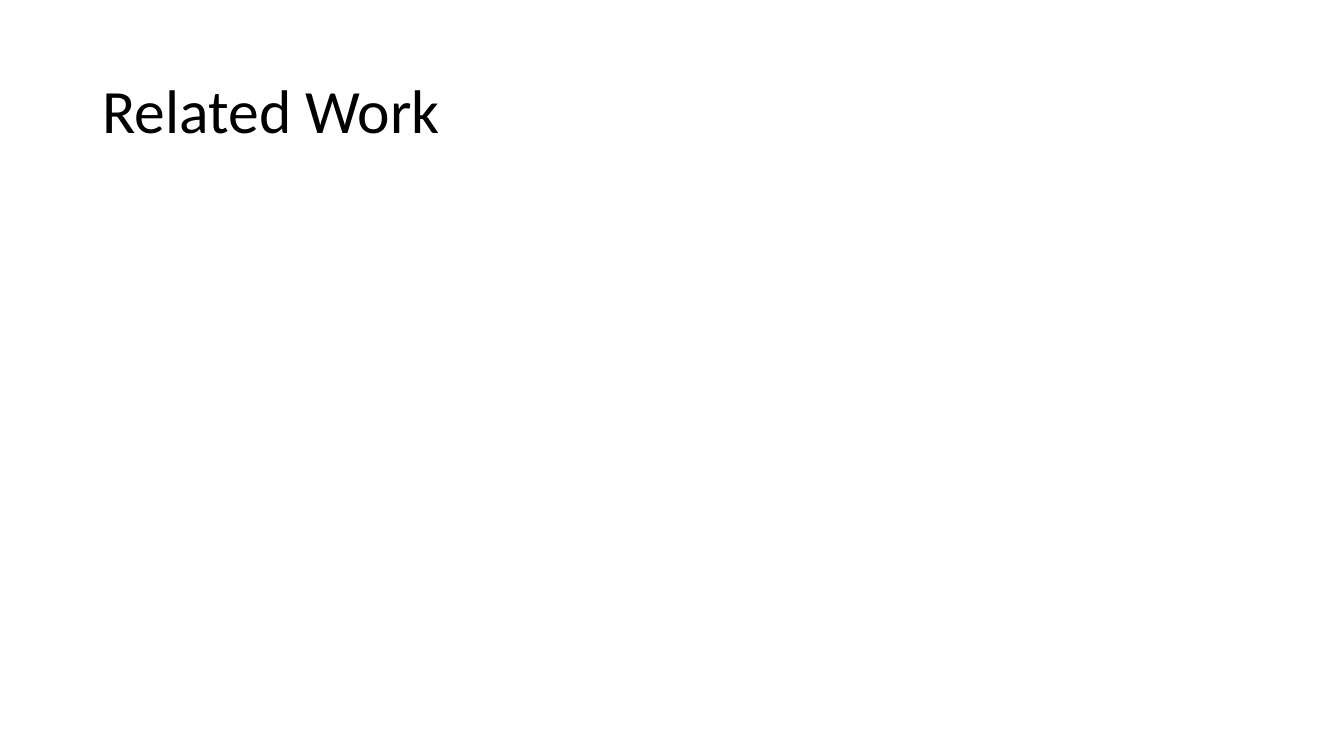
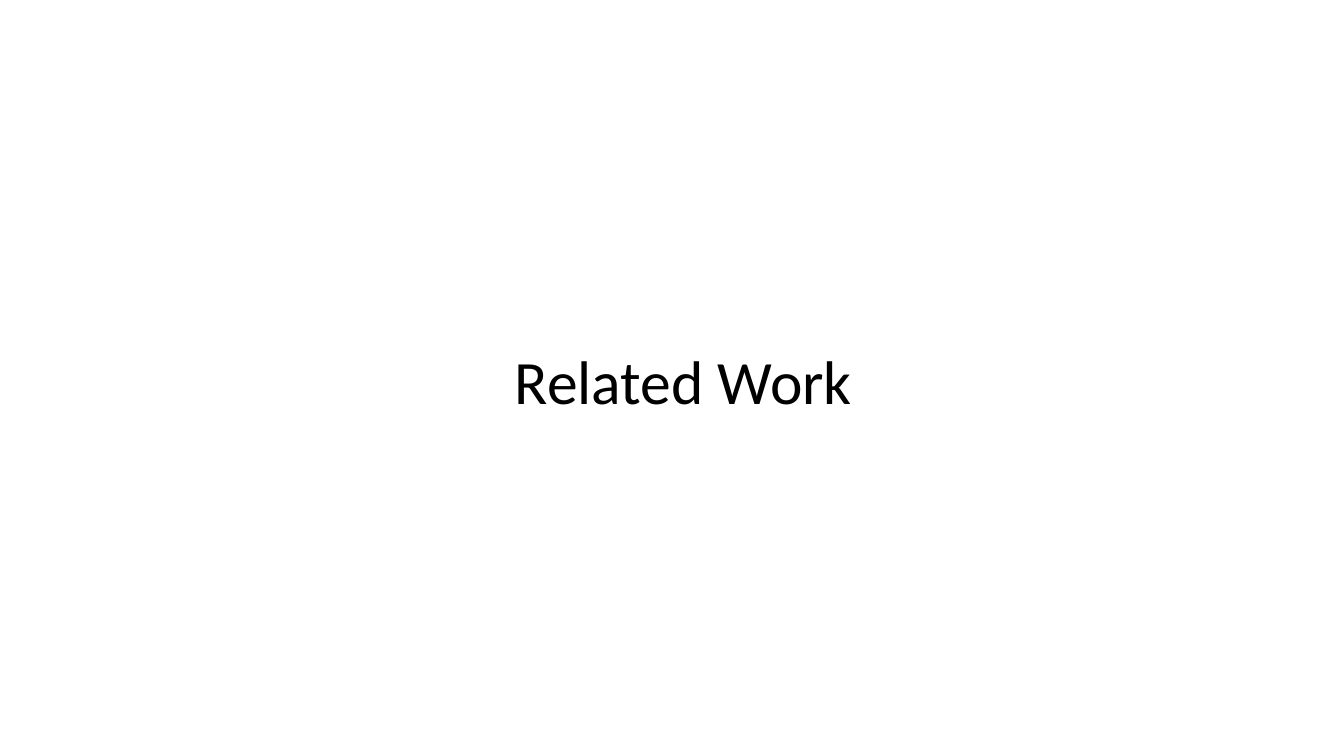
Before and after one commit to mikh/CS591-Social-Networks, a slide deck: slide 5 of PPT/skeleton.ppt.pptx. Drawn at 1344x756 pixels with LibreOffice and Linux fonts; fonts in the diff are those of the drawing; background and template pictures are left out. Boxes give left, top, right and bottom in pixels: in the first picture for what was removed or moved away, otherwise in the second. Text is boxed around its words. In the diff, an @@ line names an element or a change of style, - is before the commit and + after.

```diff
--- a/PPT/skeleton.ppt.pptx
+++ b/PPT/skeleton.ppt.pptx
@@ title "Related Work": place and size @@
-title "Related Work" at (102, 90, 439, 134)
+title "Related Work" at (515, 361, 852, 405)
@@ title "Related Work" at (515, 361, 852, 405): alignment left to centre @@
```
Also in this commit, not shown: 5 other slides changed, 17 slides added, 2 slides removed, 6 other files.
